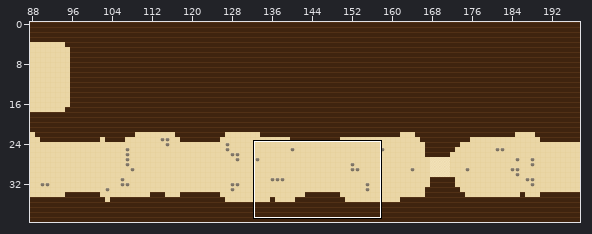
Tiled map (JSON) -- maps/gods.tmj. Above: a wide view before the commit, with the close-up outlined.
Close-up. Before the edit:
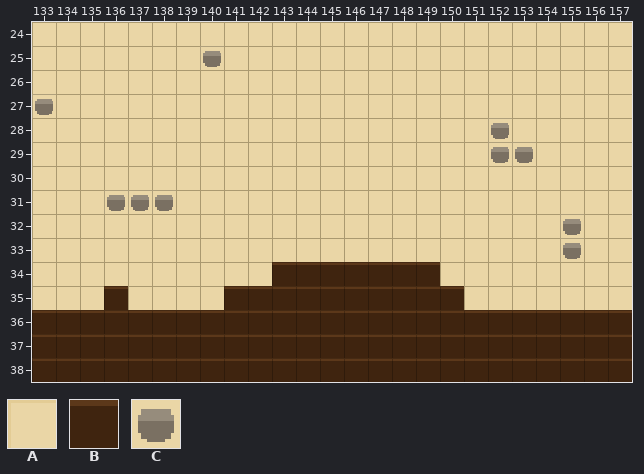
Cells are 16x16 px. Shown: x 133..157, y 24..38. The commit also changed other parts of the map, which this record leaves out.
Key: from "draft": A 0, B 1, C 4.
_ is an empty cell.
Layer "ground" before, first column x 133:
24 AAAAAAAAAAAAAAAAAAAAAAAAA
25 AAAAAAACAAAAAAAAAAAAAAAAA
26 AAAAAAAAAAAAAAAAAAAAAAAAA
27 CAAAAAAAAAAAAAAAAAAAAAAAA
28 AAAAAAAAAAAAAAAAAAACAAAAA
29 AAAAAAAAAAAAAAAAAAACCAAAA
30 AAAAAAAAAAAAAAAAAAAAAAAAA
31 AAACCCAAAAAAAAAAAAAAAAAAA
32 AAAAAAAAAAAAAAAAAAAAAACAA
33 AAAAAAAAAAAAAAAAAAAAAACAA
34 AAAAAAAAAABBBBBBBAAAAAAAA
35 AAABAAAABBBBBBBBBBAAAAAAA
36 BBBBBBBBBBBBBBBBBBBBBBBBB
37 BBBBBBBBBBBBBBBBBBBBBBBBB
38 BBBBBBBBBBBBBBBBBBBBBBBBB
After:
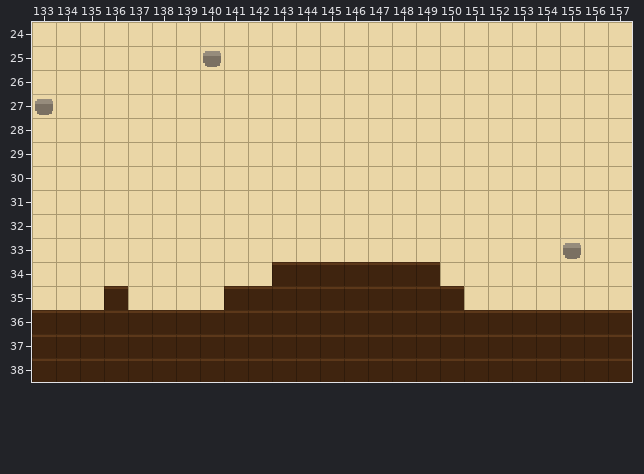
The edit:
Changed rows in their new state; . is an unchanged cell.
Layer "ground":
first column x 136:
28 ................A...
29 ................AA..
31 AAA.................
32 ...................A
